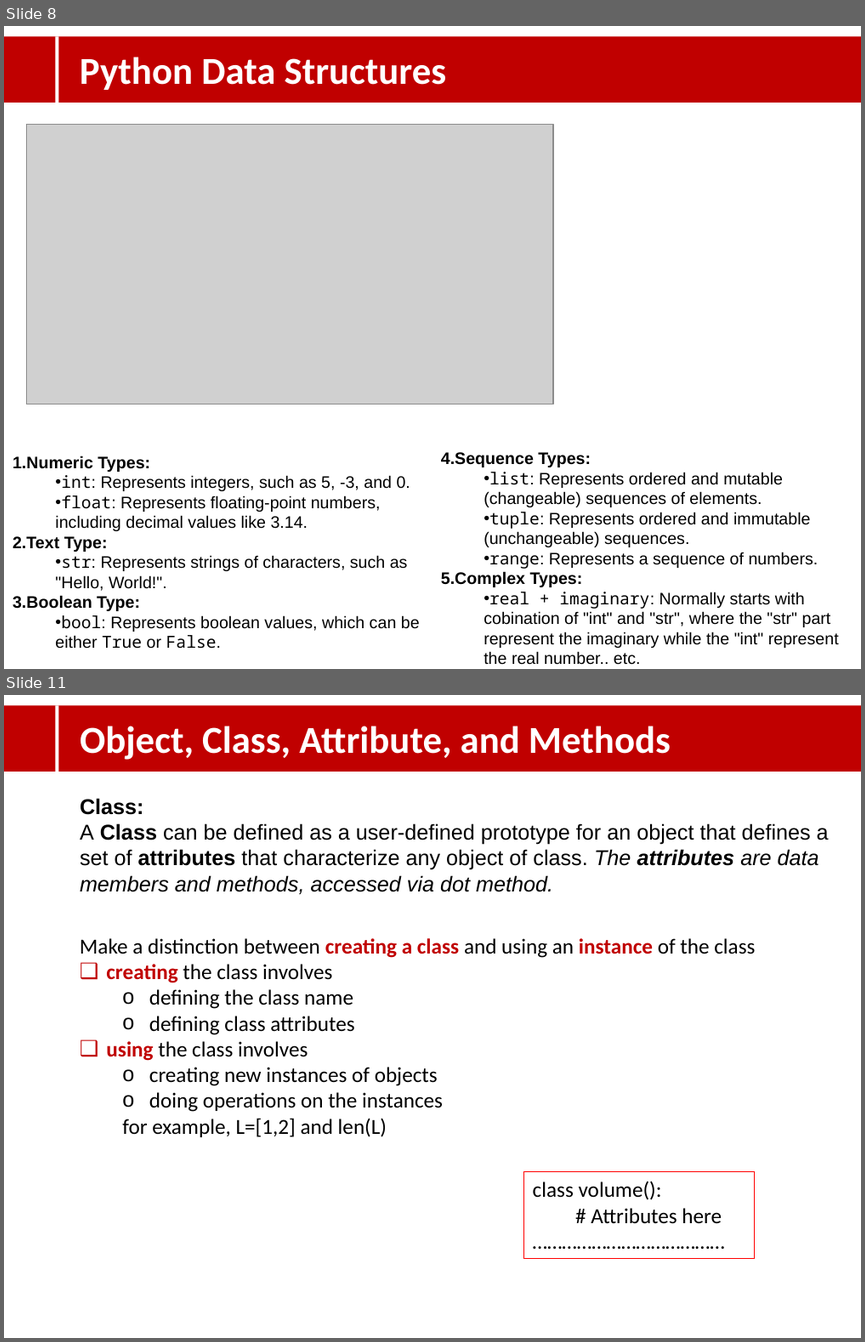
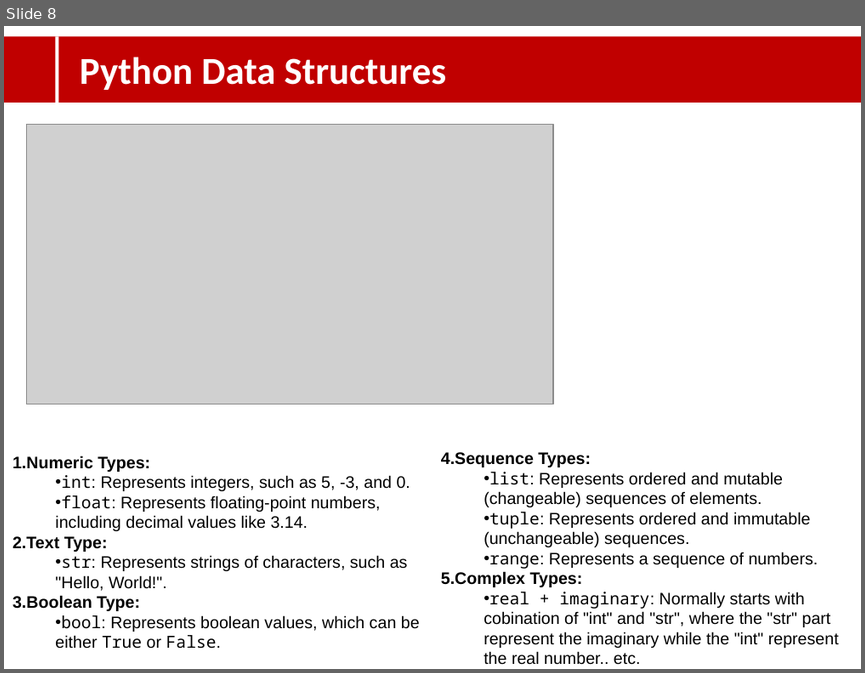
Before and after one commit to research-pedputra/main, a slide deck: docs/Lecture_001.pptx. Shown one above the other, each under a label of ours: slides 8 and 11 before the commit, slide 8 after it; the slides between them are not shown. The pictures are 865x1342 and 865x673 pixels, drawn with LibreOffice and Linux fonts; fonts in the diff are those of the drawing; grey boxes stand for pictures; background and template pictures are left out. Boxes give left, top, right and bottom in pixels: in the first picture for what was removed or moved away, otherwise in the second. Text is boxed around its words. In the diff, an @@ line names an element or a change of style, - is before the commit and + after.

```diff
--- a/docs/Lecture_001.pptx
+++ b/docs/Lecture_001.pptx
@@ slide 11 removed at bbox=[4, 695, 861, 1338], background picture (left out) @@
@@ rectangle removed at bbox=[4, 705, 861, 771] @@
@@ rectangle removed at bbox=[55, 705, 59, 818] @@
@@ text removed at bbox=[80, 726, 670, 760] @@
-Object, Class, Attribute, and Methods
@@ text removed at bbox=[80, 798, 828, 895] @@
-Class:
-A Class can be defined as a user-defined prototype for an object that defines a set of attributes that characterize any object of class. The attributes are data members and methods, accessed via dot method.
@@ text removed at bbox=[80, 938, 755, 1137] @@
-Make a distinction between creating a class and using an instance of the class
-❑ creating the class involves
-  o defining the class name
-  o defining class attributes
-❑ using the class involves
-  o creating new instances of objects
-  o doing operations on the instances
-  for example, L=[1,2] and len(L)
@@ rectangle removed at bbox=[524, 1171, 754, 1258] @@
-class volume():
-# Attributes here
-…………………………………
```
Also in this commit, not shown: 1 slide added, 15 other slides removed, 16 other files.
